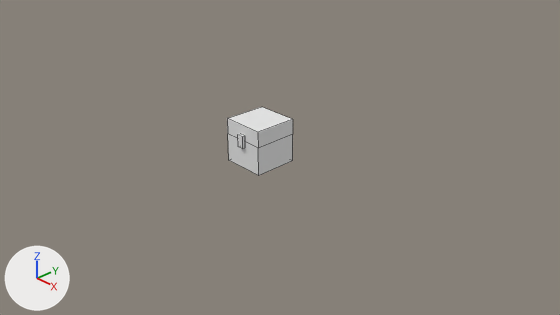
Renders of the Blender file src/main/resources/assets/betterstorage/models/block/chest.blend from each side of a commit.
Both versions are drawn from the file's camera 'Camera'. The lights are fixed; the arrows at lower left show +X, +Y and +Z. Mesh edges are drawn as thin lines.

Before the edit, the objects in view are built like this:
```python
me_chest = bpy.data.meshes.new('chest')
me_chest.from_pydata(...)  # 20 vertices, 15 faces; spans x -0.938..-0.062, y 0.0..0.938, z 0.0..0.875
me_chest.materials.append(mat_chest)  # its picture is missing
ob_chest = bpy.data.objects.new('chest', me_chest)
ob_chest.location = (0.0, 0.0, 0.0)
```
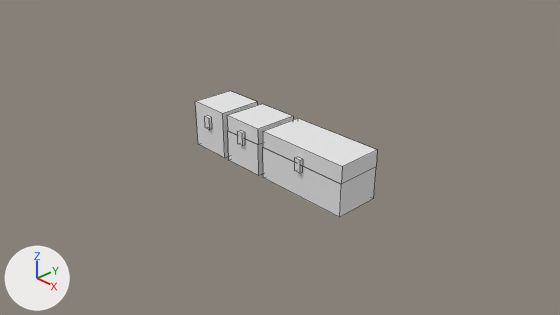
Where the change shows, as pixel boxes (x1, y1, x2, y2) in the pictures (560 x 315 px):
'chest.lid.large', added: after (263, 118, 377, 184)
'chest', reshaped: before (227, 107, 293, 175); after (228, 131, 263, 175)
'chest.base.large', added: after (263, 147, 376, 217)
'chest.item', added: after (195, 91, 258, 158)
'chest.lid', added: after (227, 104, 293, 146)

Patch to the scene script:
```diff
--- a/src/main/resources/assets/betterstorage/models/block/chest.blend.py
+++ b/src/main/resources/assets/betterstorage/models/block/chest.blend.py
@@ me_chest @@
 # used by ob_chest; location = (0.0, 0.0, 0.0)
-me_chest.from_pydata(...)  # 20 vertices, 15 faces; spans x -0.938..-0.062, y 0.0..0.938, z 0.0..0.875
+me_chest.from_pydata(...)  # 8 vertices, 6 faces; spans x -0.938..-0.062, y 0.062..0.938, z 0.0..0.625
+# me_chest part 1
+# 8 vertices are removed from x -0.938..-0.062, y 0.062..0.938, z 0.562..0.875
+# 9 faces are deleted
+# 4 vertices are added at (-0.938, 0.062, 0.625), (-0.938, 0.938, 0.625), (-0.062, 0.938, 0.625), (-0.062, 0.062, 0.625)
+# 5 new faces join them
 me_chest.materials.append(mat_chest)
@@ me_chest_lid @@
+me_chest_lid.from_pydata(...)  # a box spanning x -0.938..-0.062, y 0.062..0.938, z 0.625..0.938; a box spanning x -0.562..-0.438, y 0.0..0.062, z 0.5..0.75
+me_chest_lid.materials.append(mat_chest)  # its picture is missing
@@ me_chest_lid_large @@
+me_chest_lid_large.from_pydata(...)  # a box spanning x -0.94..0.94, y 0.06..0.94, z 0.62..0.94; a box spanning x -0.06..0.06, y 0.0..0.06, z 0.5..0.75
+me_chest_lid_large.materials.append(mat_chest)  # its picture is missing
@@ me_chest_base_large @@
+me_chest_base_large.from_pydata(...)  # a box spanning x -0.94..0.94, y 0.06..0.94, z 0.0..0.62
+me_chest_base_large.materials.append(mat_chest)  # its picture is missing
@@ me_chest_item @@
+me_chest_item.from_pydata(...)  # a box spanning x -0.938..-0.062, y 0.062..0.938, z 0.0..0.938; a box spanning x -0.562..-0.438, y 0.0..0.062, z 0.5..0.75
+me_chest_item.materials.append(mat_chest)  # its picture is missing
@@ ob_chest_lid @@
+ob_chest_lid = bpy.data.objects.new('chest.lid', me_chest_lid)
+ob_chest_lid.location = (0.0, 0.0, 0.0)
@@ ob_chest_lid_large @@
+ob_chest_lid_large = bpy.data.objects.new('chest.lid.large', me_chest_lid_large)
+ob_chest_lid_large.location = (1.0, 0.0, 0.0)
@@ ob_chest_base_large @@
+ob_chest_base_large = bpy.data.objects.new('chest.base.large', me_chest_base_large)
+ob_chest_base_large.location = (1.0, 0.0, 0.0)
@@ ob_chest_item @@
+ob_chest_item = bpy.data.objects.new('chest.item', me_chest_item)
+ob_chest_item.location = (-1.0, 0.0, 0.0)
```
